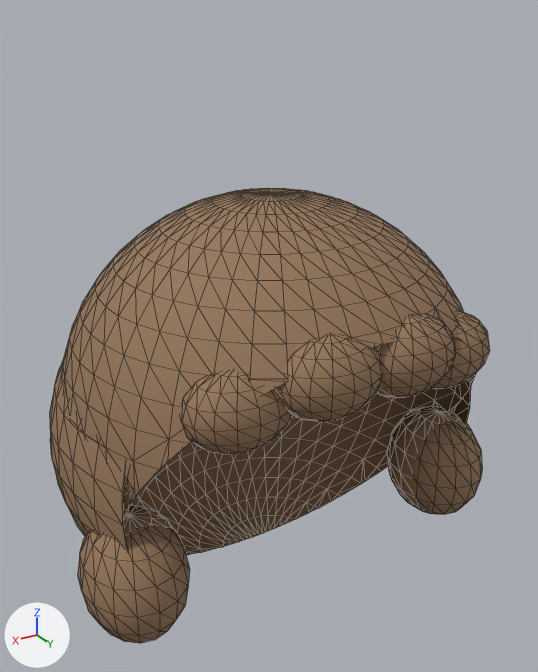
An edit to the glTF model modules/Wardrobe/Models/Hair/bob.glb, drawn before and after from the same camera.
One viewpoint serves both versions: a 50 mm lens placed at (0.724, 1.177, 1.841), pointed at (-0.007, -0.04, 1.232). Arrows for +X, +Y and +Z are at lower left; the lights stay in place. The first picture is the older version. Mesh edges are drawn as thin lines.

The first picture shows 'Head'.
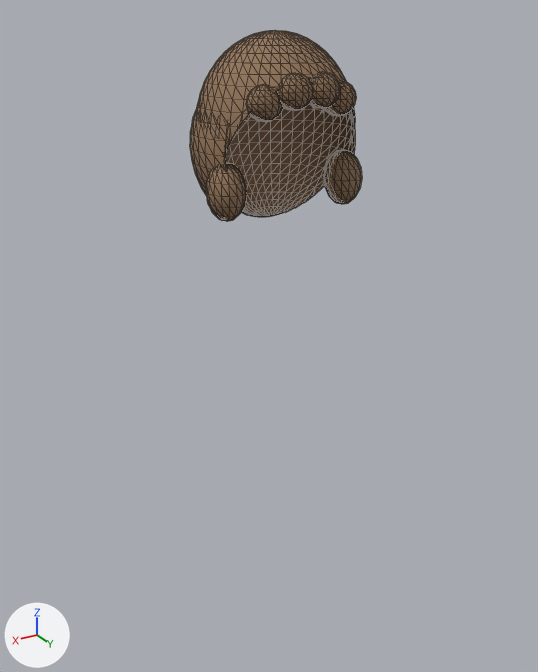
Changed parts and their boxes (x1, y1, x2, y2) in the pictures (538 x 672 px; the box of a moved part takes in the faces that stretch with it):
```json
{"object": "Head", "change": "reshaped, moved", "before": [50, 188, 490, 643], "after": [190, 30, 362, 221], "on screen": "61% narrower, 58% shorter"}
{"part": 1, "of": "me_head", "change": "moved or reshaped", "before": [431, 311, 490, 389], "after": [324, 81, 356, 116]}
{"part": 2, "of": "me_head", "change": "moved or reshaped", "before": [375, 313, 455, 398], "after": [309, 72, 340, 109]}
{"part": 3, "of": "me_head", "change": "moved or reshaped", "before": [276, 336, 383, 422], "after": [277, 73, 313, 111]}
{"part": 4, "of": "me_head", "change": "moved or reshaped", "before": [180, 372, 292, 454], "after": [246, 85, 283, 122]}
{"part": 5, "of": "me_head", "change": "moved or reshaped", "before": [387, 406, 482, 514], "after": [324, 149, 362, 204]}
{"part": 6, "of": "me_head", "change": "moved or reshaped", "before": [78, 505, 190, 643], "after": [206, 162, 246, 221]}
{"part": 7, "of": "me_head", "change": "moved or reshaped", "before": [50, 188, 477, 555], "after": [190, 30, 355, 217]}
```

The change, as JSON lines over the scene's bpy script:
```json
{"block": "me_head", "where": "# used by ob_head; location = (0.0, 0.0, 0.72)"}
{"op": "remove", "block": "me_head", "code": "me_head.from_pydata(...)  # 1851 vertices, 3542 faces; spans x -0.47..0.47, y -0.48..0.362, z -0.014..0.814"}
{"op": "add", "block": "me_head", "code": "me_head.from_pydata(...)  # 1851 vertices, 3542 faces; spans x -0.159..0.159, y -0.162..0.122, z 0.007..0.338"}
{"block": "me_head", "change": "me_head part 1: the loose piece of 114 vertices spanning x -0.32..-0.12, y 0.173..0.313, z 0.467..0.617 is scaled about its middle by (0.338, 0.338, 0.399), then moved by (0.146, -0.161, -0.313)"}
{"block": "me_head", "change": "me_head part 2: the loose piece of 114 vertices spanning x -0.18..0.02, y 0.222..0.362, z 0.509..0.659 is scaled about its middle by (0.338, 0.338, 0.399), then moved by (0.053, -0.193, -0.338)"}
{"block": "me_head", "change": "me_head part 3: the loose piece of 114 vertices spanning x -0.02..0.18, y 0.222..0.362, z 0.509..0.659 is scaled about its middle by (0.338, 0.338, 0.399), then moved by (-0.053, -0.193, -0.338)"}
{"block": "me_head", "change": "me_head part 4: the loose piece of 114 vertices spanning x 0.12..0.32, y 0.173..0.313, z 0.467..0.617 is scaled about its middle by (0.338, 0.338, 0.399), then moved by (-0.146, -0.161, -0.313)"}
{"block": "me_head", "change": "me_head part 5: the loose piece of 114 vertices spanning x -0.47..-0.27, y -0.02..0.22, z 0.038..0.298 is scaled about its middle by (0.338, 0.338, 0.399), then moved by (0.245, -0.066, -0.088)"}
{"block": "me_head", "change": "me_head part 6: the loose piece of 114 vertices spanning x 0.27..0.47, y -0.02..0.22, z 0.038..0.298 is scaled about its middle by (0.338, 0.338, 0.399), then moved by (-0.245, -0.066, -0.088)"}
{"block": "me_head", "change": "me_head part 7: 1167 of 1851 vertices moved; they spanned x -0.452..0.452, y -0.48..0.328, z -0.014..0.814 and now span x -0.153..0.153, y -0.162..0.111, z 0.007..0.338; mean shift (0.0, 0.067, -0.273); largest move (-0.167, 0.16, 0.652) -> (-0.11, -0.091, 0.072)"}
{"op": "set", "path": "ob_head.location", "old": "(0.0, 0.0, 0.72)", "new": "(0.0, 0.0, 1.48)"}
```
